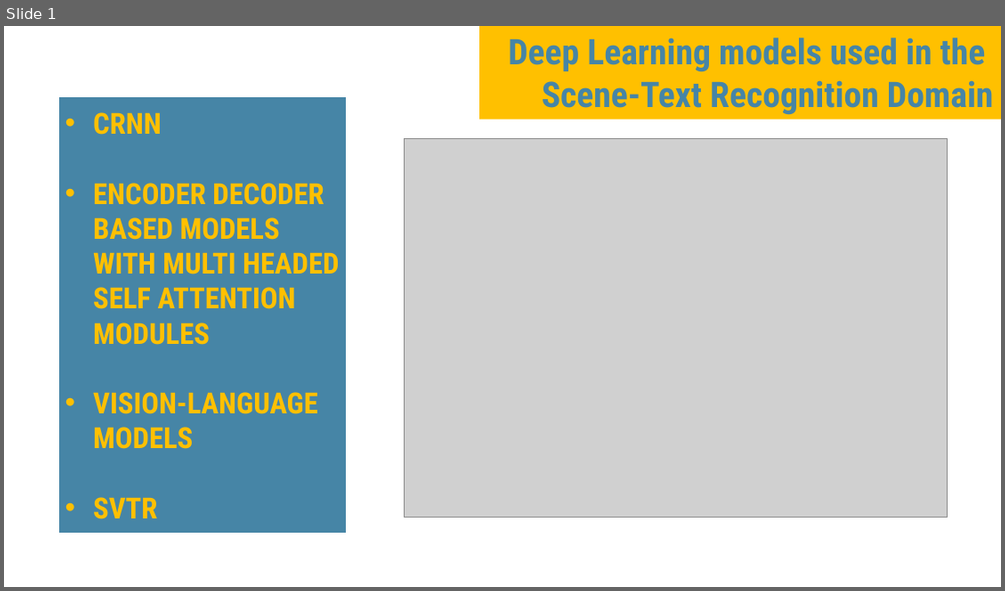
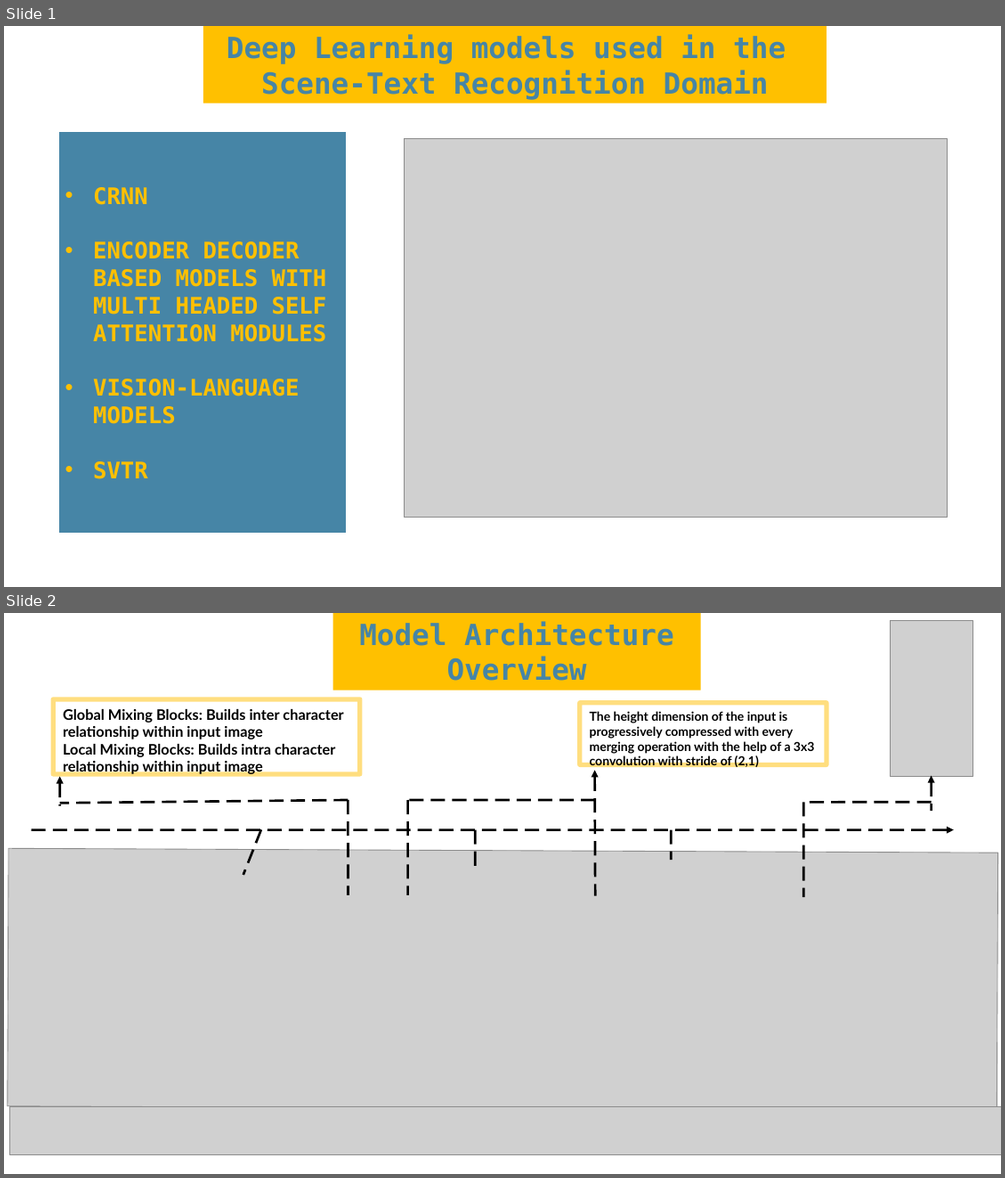
Before and after one commit to raghibnsl/NSL_Training, a slide deck: svtr_ppt/draft_.pptx. Shown one above the other, each under a label of ours: slide 1 before the commit, slides 1 and 2 after it. The pictures are 1005x591 and 1005x1178 pixels, drawn with LibreOffice and Linux fonts; fonts in the diff are those of the drawing; grey boxes stand for pictures. Boxes give left, top, right and bottom in pixels: in the first picture for what was removed or moved away, otherwise in the second. Text is boxed around its words. In the diff, an @@ line names an element or a change of style, - is before the commit and + after.

```diff
--- a/svtr_ppt/draft_.pptx
+++ b/svtr_ppt/draft_.pptx
@@ slide 2 added at (x1=4, y1=613, x2=1001, y2=1174), background #FFFFFF @@
@@ rectangle added at (x1=333, y1=613, x2=701, y2=690), fill #FFC000, 28 pt, text #4685A6, bold @@
+Model Architecture Overview
@@ picture added at (x1=890, y1=620, x2=973, y2=775) @@
@@ rectangle added at (x1=53, y1=699, x2=360, y2=774), outline #FFBF00 4.51 pt, 14 pt, text #000000, bold @@
+Global Mixing Blocks: Builds inter character relationship within input image
+Local Mixing Blocks: Builds intra character relationship within input image
@@ rectangle added at (x1=580, y1=703, x2=826, y2=765), outline #FFBF00 4.51 pt, 12 pt, text #000000, bold @@
+The height dimension of the input is progressively compressed with every merging operation with the help of a 3x3 convolution with stride of (2,1)
@@ arrow added from (596, 896) to (595, 770), #000000 2.3 pt @@
@@ arrow added from (60, 806) to (60, 777), #000000 2.3 pt @@
@@ arrow added from (931, 811) to (931, 775), #000000 2.3 pt @@
@@ line added from (348, 800) to (60, 803), #000000 2.3 pt @@
@@ line added from (348, 800) to (348, 895), #000000 2.3 pt @@
@@ line added from (596, 800) to (408, 800), #000000 2.3 pt @@
@@ line added from (408, 800) to (408, 895), #000000 2.3 pt @@
@@ line added from (931, 803) to (803, 803), #000000 2.3 pt @@
@@ line added from (803, 803) to (803, 897), #000000 2.3 pt @@
@@ picture added at (x1=8, y1=849, x2=997, y2=1111) @@
@@ arrow added from (26, 830) to (954, 830), #000000 2.3 pt @@
@@ line added from (261, 830) to (243, 875), #000000 2.3 pt @@
@@ line added from (475, 830) to (475, 868), #000000 2.3 pt @@
@@ line added from (671, 830) to (671, 860), #000000 2.3 pt @@
@@ picture added at (x1=10, y1=1107, x2=1001, y2=1154) @@
@@ slide 1 changed as well @@
@@ rectangle "Deep Learning models used in ..." resized from (x1=479, y1=26, x2=1001, y2=119) to (x1=203, y1=26, x2=826, y2=103) @@
@@ rectangle "Deep Learning models used in ..." at (x1=203, y1=26, x2=826, y2=103): size 34 to 28 pt, font Roboto Condensed to DejaVu Sans Mono; alignment right to centre @@
@@ rectangle "CRNN" resized from (x1=57, y1=95, x2=348, y2=534) to (x1=57, y1=131, x2=348, y2=534) @@
@@ rectangle "CRNN" at (x1=57, y1=131, x2=348, y2=534): size 28 to 22 pt, font Roboto Condensed to DejaVu Sans Mono; indent changed; outline #FFFFFF 3.25 pt to #FFFFFF 3.26 pt @@
```
Also in this commit, not shown: 1 other slide changed, 5 other slides added, 1 slide removed, 11 other files.
